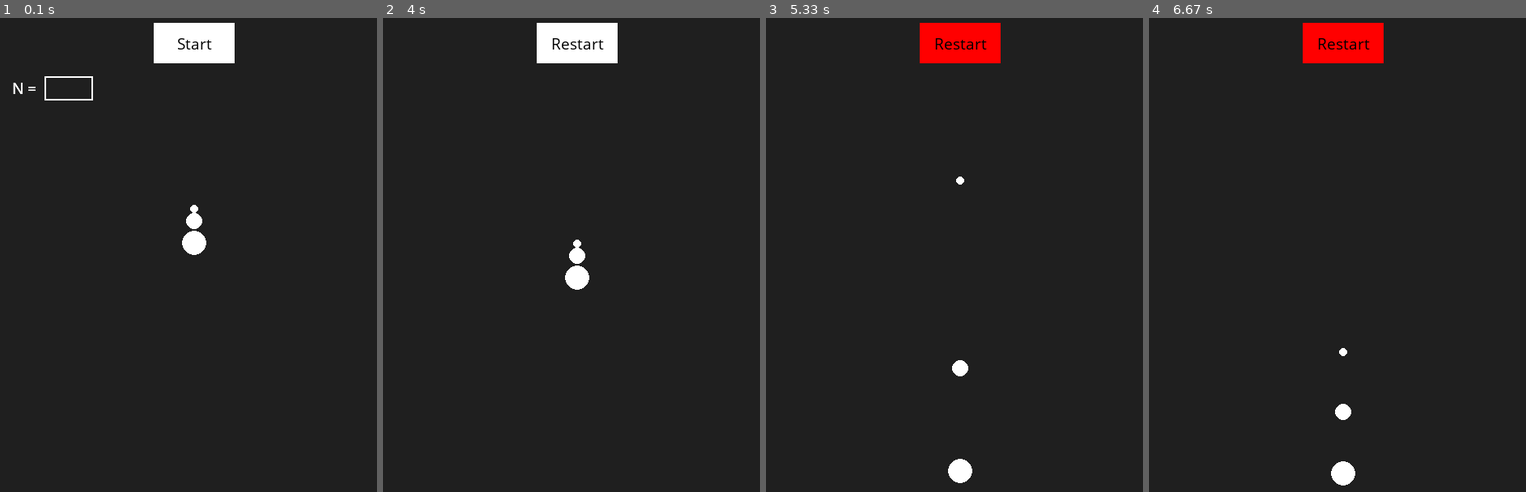
Above: before the commit, frames 1-4 (left to right).
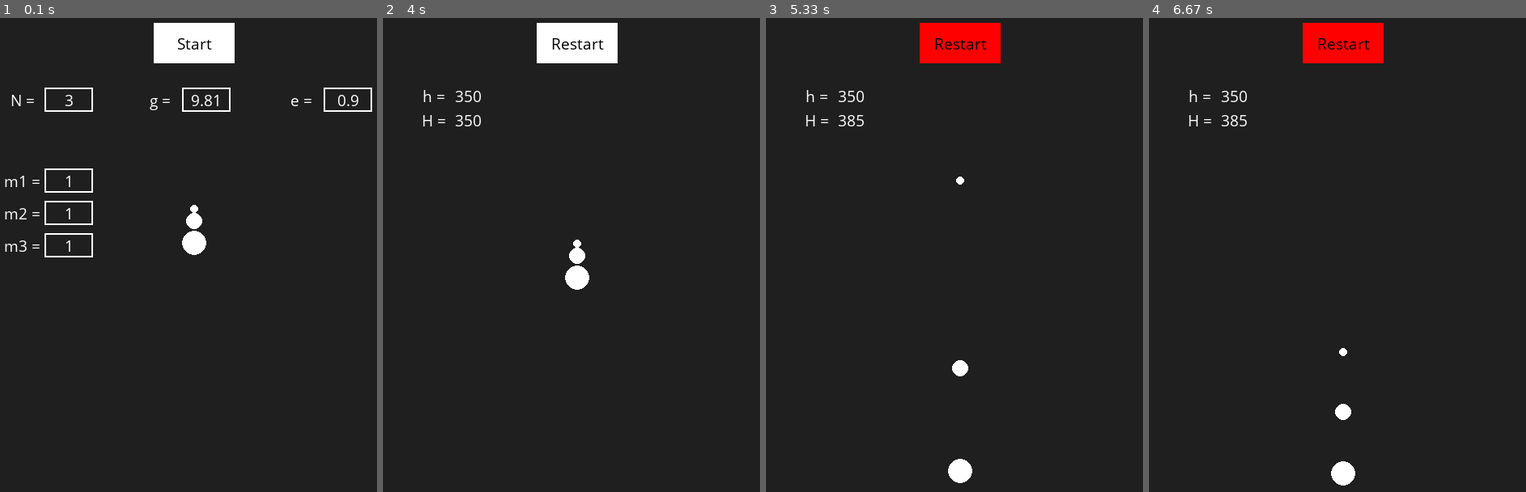
Above: after the commit, the same moments.

Repository: Spektralzerleger/Pygame-Physics
Game: pygame game, started from ballpyramid.py
Two runs of this game, one before a commit and one after it. Both use one fixed random seed, a clock stepped at 60 frames per second and the inputs below.
Inputs (mouse positions are in pixels of both pictures, inside the frame that each line leads up to):
- Up to frame 1 (0.1 s): no input
- Up to frame 2 (4 s): press the mouse at (450, 212) at 0.37 s; move the mouse to (560, 155) at 0.47 s; release the mouse at (665, 98) at 0.6 s; press the mouse at (579, 41) at 0.7 s; move the mouse to (511, 60) at 0.8 s; release the mouse at (443, 79) at 0.93 s; hold Backspace 1-1.47 s; move the mouse to (661, 183) at 1.03 s
- Up to frame 3 (5.33 s): click "Restart" at 4.22 s; press the mouse at (962, 41) at 4.53 s; move the mouse to (977, 131) at 4.63 s; release the mouse at (992, 221) at 4.77 s; click "Restart" at 5.32 s
- Up to frame 4 (6.67 s): press the mouse at (1345, 41) at 5.63 s; move the mouse to (1367, 179) at 5.73 s; release the mouse at (1390, 321) at 5.87 s; click "Restart" at 6.42 s

The runs differ from the first frame. In frame 1, 1.4% of the frame differs, in the area x 1-99%, y 12-51%; in frame 2, 0.2%; in frame 3, 0.2%; in frame 4, 0.2%.

Commit message:
add some buttons and organize code

Diff:
--- a/ballpyramid.py
+++ b/ballpyramid.py
@@ -1,5 +1,5 @@
 """Editor: Eugen Dizer
-Last modified: 11.07.2020
+Last modified: 28.07.2020
 
 
 This is a template code for pygame...
@@ -137,23 +137,63 @@
             countdown = False
             start = True
 
-def input_box(x, y, length, height, color_normal, color_active, text):    ######## Make a class from this!
-    global active, N
-    if (mouse[0] > x) and (mouse[0] < x + length) and (mouse[1] > y) and (mouse[1] < y + height):
-        pygame.draw.rect(screen, color_active, (x, y, length, height), 2)
-        if click[0] == 1:
-            active = True
-    elif active == True:
-        pygame.draw.rect(screen, color_active, (x, y, length, height), 2)
-        if click[0] == 1:
-            active = False
-    else:
-        pygame.draw.rect(screen, color_normal, (x, y, length, height), 2)
-
-    draw_text(x, y, length, height, font, text, color_normal)
-
-    if len(text) == 1:
-        N = int(text)   ### FIX ball initialization
+
+class Input:
+    def __init__(self, x, y, length, height, color_normal, color_active, func):
+        self.x = x
+        self.y = y
+        self.length = length
+        self.height = height
+        self.color_normal = color_normal
+        self.color_active = color_active
+        self.func = func
+
+        self.active = False
+        # Initial entries in input boxes
+        if self.func == "N":
+            self.input = "3"
+        elif self.func == "g":
+            self.input = "9.81"
+        elif self.func == "e":
+            self.input = "0.9"
+        else:
+            self.input = "1"
+
+    def draw_input_box(self):
+        if (mouse[0] > self.x) and (mouse[0] < self.x + self.length) and (mouse[1] > self.y) and (mouse[1] < self.y + self.height):
+            pygame.draw.rect(screen, self.color_active, (self.x, self.y, self.length, self.height), 2)
+            if click[0] == 1:
+                self.active = True
+        elif self.active == True:
+            pygame.draw.rect(screen, self.color_active, (self.x, self.y, self.length, self.height), 2)
+            if click[0] == 1:
+                self.active = False
+        else:
+            pygame.draw.rect(screen, self.color_normal, (self.x, self.y, self.length, self.height), 2)
+
+        draw_text(self.x, self.y, self.length, self.height, font, self.input, self.color_normal) ### Display input
+
+        ### Functionality
+        if self.func == "N":
+            global N, Inputs   ### FIX
+            draw_text(self.x - 65, self.y + 5, self.length + 20, self.height - 10, font, self.func + " = ", WHITE) # Could adjust text size
+
+            if len(self.input) == 1:
+                N = int(self.input)   ### FIX ball initialization
+
+        else:
+            draw_text(self.x - 65, self.y + 5, self.length + 20, self.height - 10, font, self.func + " = ", WHITE)
+
+
+def draw_ball_height(x, y, length, height, color):
+    global max_height
+    current_height = int(screen_height - balls[0].y)
+    draw_text(x - 40, y, length, height, font, "h = ", color)
+    draw_text(x, y, length, height, font, str(screen_height - initial_height), color) # Initial height
+    if current_height > max_height:
+        max_height = current_height
+    draw_text(x - 40, y + 30, length, height, font, "H = ", color)
+    draw_text(x, y + 30, length, height, font, str(max_height), color)  # Max height
 
 
 
@@ -177,18 +217,33 @@
 BLUE = (0, 0, 255)
 
 # Initialize balls, generalize
+initial_height = 250
+max_height = screen_height - initial_height
+
 balls = []
-balls.append(Ball(250, 250, 0, 0, r[0], m[0], WHITE))
+balls.append(Ball(250, initial_height, 0, 0, r[0], m[0], WHITE))
 radius = r[0]
+# Mass can define how big the ball is
 for i in range(N - 1):
-    balls.append(Ball(250, 250 + (radius + r[i+1]), 0, 0, r[i + 1], m[i + 1], WHITE))
+    balls.append(Ball(250, initial_height + (radius + r[i+1]), 0, 0, r[i + 1], m[i + 1], WHITE))
     radius += 2 * r[i+1] + 2
 
 # Make a copy for restart function, FIX!!!
 InitialBalls = balls
 
-text = ""
-active = False
+# Initialize input boxes
+Inputs = []
+N_Input = Input(65, 100, 60, 30, WHITE, RED, "N")
+g_Input = Input(235, 100, 60, 30, WHITE, RED, "g")
+e_Input = Input(410, 100, 60, 30, WHITE, RED, "e")
+Inputs.append(N_Input)
+Inputs.append(g_Input)
+Inputs.append(e_Input)
+# Make N input boxes for m1, m2, ..., mN. E.g.
+for i in range(N):
+    Inputs.append(Input(65, 200 + 40 * i, 60, 30, WHITE, RED, "m{}".format(i+1)))
+
+
 countdown = False
 start = False
 finished = False
@@ -204,13 +259,15 @@
             pygame.quit()
             sys.exit()
         if event.type == pygame.KEYDOWN:
-            if active == True:
-                if event.key == pygame.K_BACKSPACE:
-                    text = text[:-1]
-                else:
-                    if len(text) < 1:
-                        text += event.unicode
-                        active = False
+            # Loop over all input boxes
+            for i in range(len(Inputs)):
+                if Inputs[i].active == True:
+                    if event.key == pygame.K_BACKSPACE:
+                        Inputs[i].input = Inputs[i].input[:-1]
+                    else:
+                        if len(Inputs[i].input) < 1:  ### Only for N_Input
+                            Inputs[i].input += event.unicode
+                            Inputs[i].active = False
 
     mouse = pygame.mouse.get_pos()
     click = pygame.mouse.get_pressed()
@@ -219,25 +276,26 @@
     screen.fill(bg_color)
 
     if (start == False) and (countdown == False):
+        start_button(200, 20, 100, 50, WHITE, RED, BLACK)
+        for i in range(len(Inputs)):
+            Inputs[i].draw_input_box()
+        for j in range(N):
+            balls[j].draw()
+    if (start == False) and (countdown == True):
+        count_down(226, 20, font, RED)
         for i in range(N):
             balls[i].draw()
-            start_button(200, 20, 100, 50, WHITE, RED, BLACK)
-            draw_text(0, 80, 80, 40, font, "N =", WHITE) # Combine these two
-            input_box(65, 86, 60, 30, WHITE, RED, text)
-    if (start == False) and (countdown == True):
-        for i in range(N):
-            balls[i].draw()
-            count_down(226, 20, font, RED)
     if start == True:
         restart_button(200, 20, 100, 50, WHITE, RED, BLACK)
+        draw_ball_height(100, 100, 30, 20, WHITE)
         for i in range(N):
             balls[i].draw()
             balls[i].move(dt)
         for i in range(N - 1):
             balls[i].ball_collision(balls[i + 1], dt)
     if finished == True:  # FIX: When it's finished?
+        restart_button(200, 20, 100, 50, WHITE, RED, BLACK)
         for i in range(N):
             balls[i].draw()
-            restart_button(200, 20, 100, 50, WHITE, RED, BLACK)
 
     pygame.display.flip()
